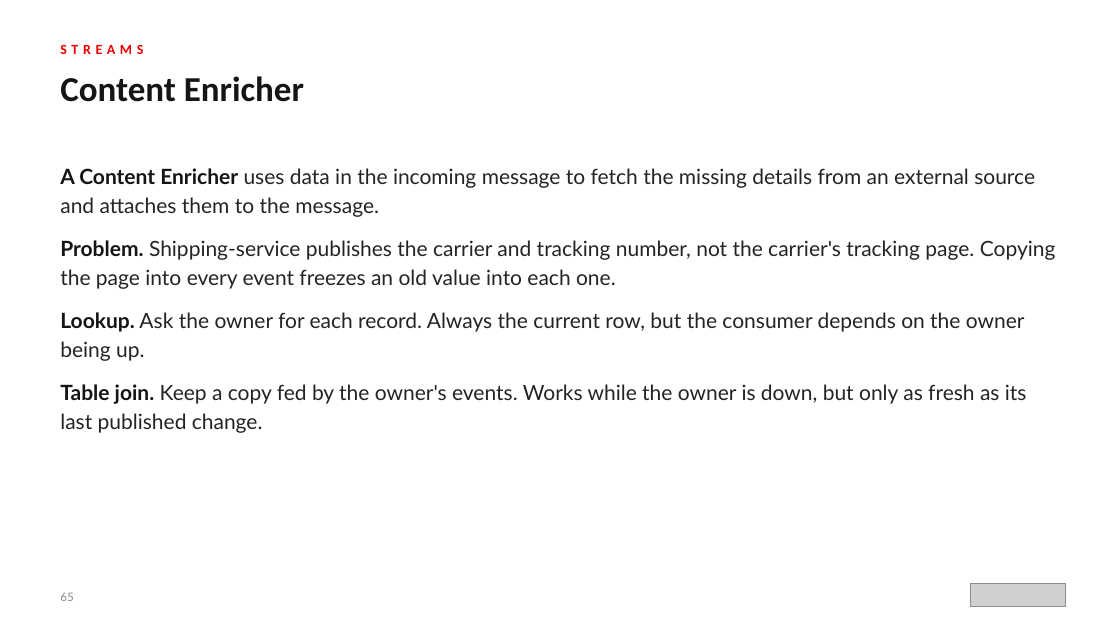
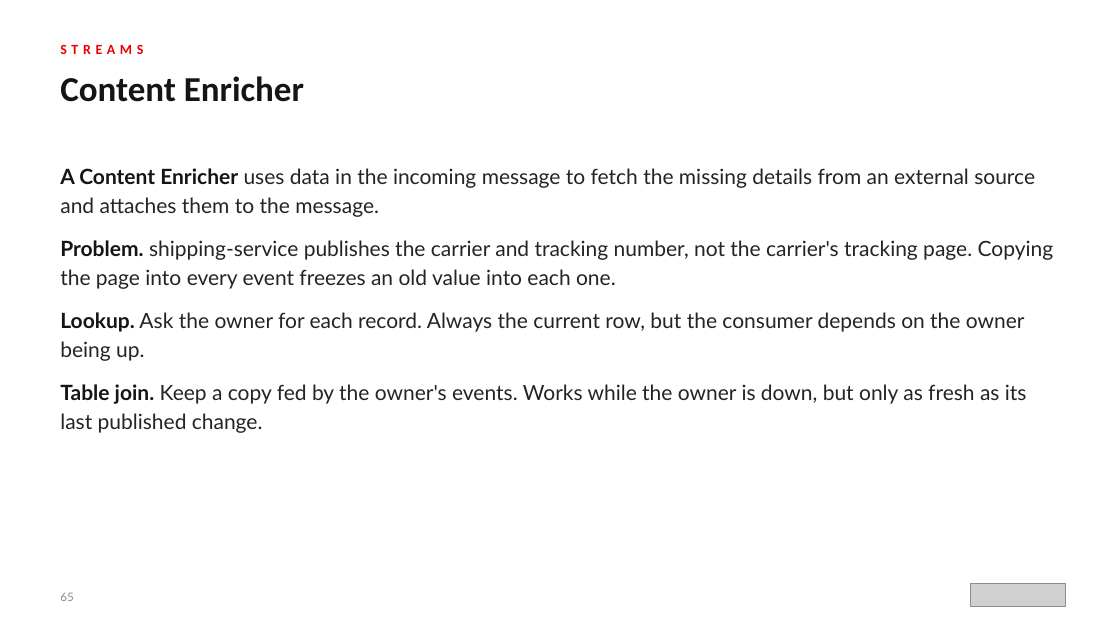
Before and after one commit to patterncatalyst/event-driven-patterns-with-quarkus-and-camel, a slide deck: slide 65 of lgtm-presentation/Event-Driven-Patterns-with-Quarkus-and-Camel.pptx. Drawn at 1120x630 pixels with LibreOffice and Linux fonts; fonts in the diff are those of the drawing; grey boxes stand for pictures. Boxes give left, top, right and bottom in pixels: in the first picture for what was removed or moved away, otherwise in the second. Text is boxed around its words. In the diff, an @@ line names an element or a change of style, - is before the commit and + after.

```diff
--- a/lgtm-presentation/Event-Driven-Patterns-with-Quarkus-and-Camel.pptx
+++ b/lgtm-presentation/Event-Driven-Patterns-with-Quarkus-and-Camel.pptx
@@ text at (60, 240, 1054, 289): text changed @@
-● Problem. Shipping-service publishes the carrier and tracking number, not the carrier's tracking page. Copying the page into every event freezes an old value into each one.
+● Problem. shipping-service publishes the carrier and tracking number, not the carrier's tracking page. Copying the page into every event freezes an old value into each one.
```
Also in this commit, not shown: 3 other slides changed, 10 other files.
